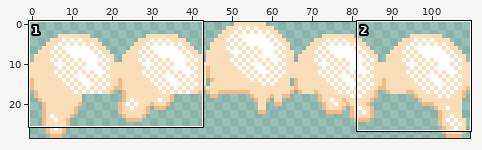
Two versions of one sprite sheet, assets/images/scoops/vanilla_plop.png. Above, an overview of the earlier version with the close-up marked.
Close-up. The starting point:
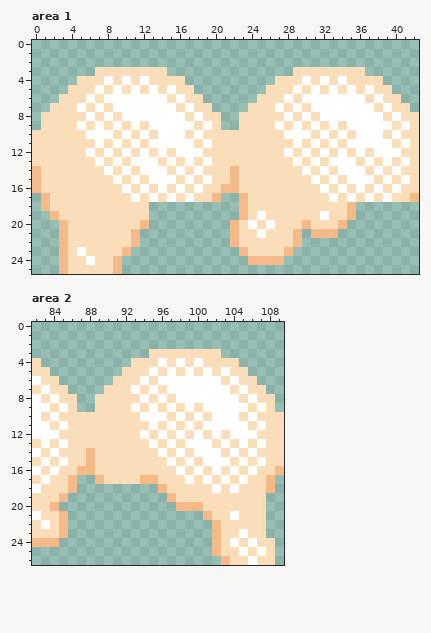
The file is 110x29 pixels. Shown: area 1: x 0..42, y 0..25; area 2: x 82..109, y 0..26.
After the commit:
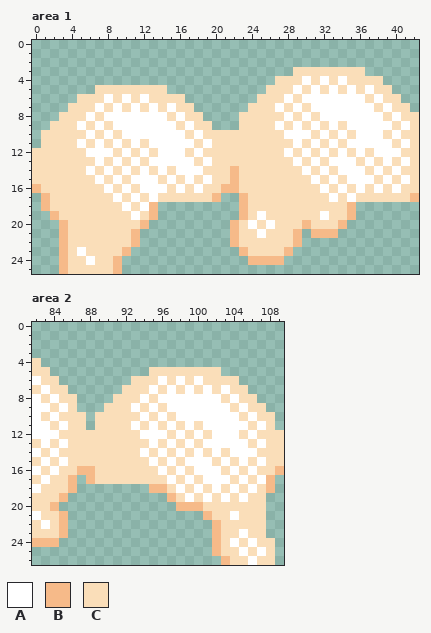
Palette (. is transparent): A #ffffff  B #f6ba89  C #fadeb9
Change:
Area 1:
y 3: x 7..14 CCCCCCCC -> ........
y 4: x 5..16 CCCACACACCCC -> ............
y 5: x 4..7 CCCA -> ...C; x 9 A -> C; x 11 A -> C; x 13 A -> C; x 15..17 ACC -> ...
y 6: x 3..4 CC -> ..; x 6 A -> C; x 9 A -> C; x 11 A -> C; x 13..14 AA -> CC; x 16..18 ACC -> C..
y 7: x 2..3 CC -> ..; x 5 A -> C; x 10 A -> C; x 12 A -> C; x 14 A -> C; x 17..19 ACC -> C..
y 8: x 1..2 CC -> ..; x 9 C -> A; x 15 A -> C; x 18..20 ACC -> C..
y 9: x 1 C -> .; x 10 C -> A; x 12 C -> A; x 16 A -> C; x 19..20 AC -> C.
y 10: x 0 C -> .; x 7 A -> C; x 11 C -> A; x 13 C -> A
y 11: x 0 C -> .; x 5 C -> A
y 12: x 7 C -> A; x 15 C -> A; x 17 A -> C
y 13: x 12 A -> C; x 14 C -> A; x 16 C -> A
y 14: x 0 B -> C; x 6 C -> A; x 13 A -> C; x 17 C -> A
y 15: x 0 B -> C; x 7 C -> A; x 12 C -> A; x 14 A -> C
y 16: x 8 C -> A; x 13 C -> A
y 17: x 9 C -> A; x 15 A -> C; x 17 A -> C; x 37 A -> C; x 39 A -> C
y 18: x 10 C -> A; x 12..13 C. -> AB
y 19: x 11 C -> A; x 13 . -> B
Area 2:
y 3: x 95..102 CCCCCCCC -> ........
y 4: x 93..104 CCCACACACCCC -> ............
y 5: x 92..95 CCCA -> ...C; x 97 A -> C; x 99 A -> C; x 101 A -> C; x 103..105 ACC -> ...
y 6: x 91..92 CC -> ..; x 94 A -> C; x 97 A -> C; x 99 A -> C; x 101..102 AA -> CC; x 104..106 ACC -> C..
y 7: x 90..91 CC -> ..; x 93 A -> C; x 98 A -> C; x 100 A -> C; x 102 A -> C; x 105..107 ACC -> C..
y 8: x 89..90 CC -> ..; x 97 C -> A; x 103 A -> C; x 106..108 ACC -> C..
y 9: x 89 C -> .; x 98 C -> A; x 100 C -> A; x 104 A -> C; x 107..108 AC -> C.
y 10: x 88 C -> .; x 95 A -> C; x 99 C -> A; x 101 C -> A; x 109 C -> .
y 11: x 88 C -> .; x 93 C -> A; x 109 C -> .
y 12: x 95 C -> A; x 103 C -> A; x 105 A -> C
y 13: x 100 A -> C; x 102 C -> A; x 104 C -> A
y 14: x 88 B -> C; x 94 C -> A; x 101 A -> C; x 105 C -> A
y 15: x 88 B -> C; x 95 C -> A; x 100 C -> A; x 102 A -> C
y 16: x 96 C -> A; x 101 C -> A
y 17: x 88..89 .B -> BC; x 94..95 BB -> CC; x 97 C -> A; x 102 C -> A; x 107 C -> A
y 18: x 95 . -> B; x 98 C -> A; x 100 C -> A; x 106 C -> A
y 19: x 99 C -> A; x 101 C -> A; x 103 C -> A; x 105 C -> A
Boxes around the changes in both close-ups, in picture pixels (x1, y1, x2, y2):
changed: (32, 67, 221, 220)
changed: (365, 193, 392, 202)
changed: (86, 349, 284, 502)
